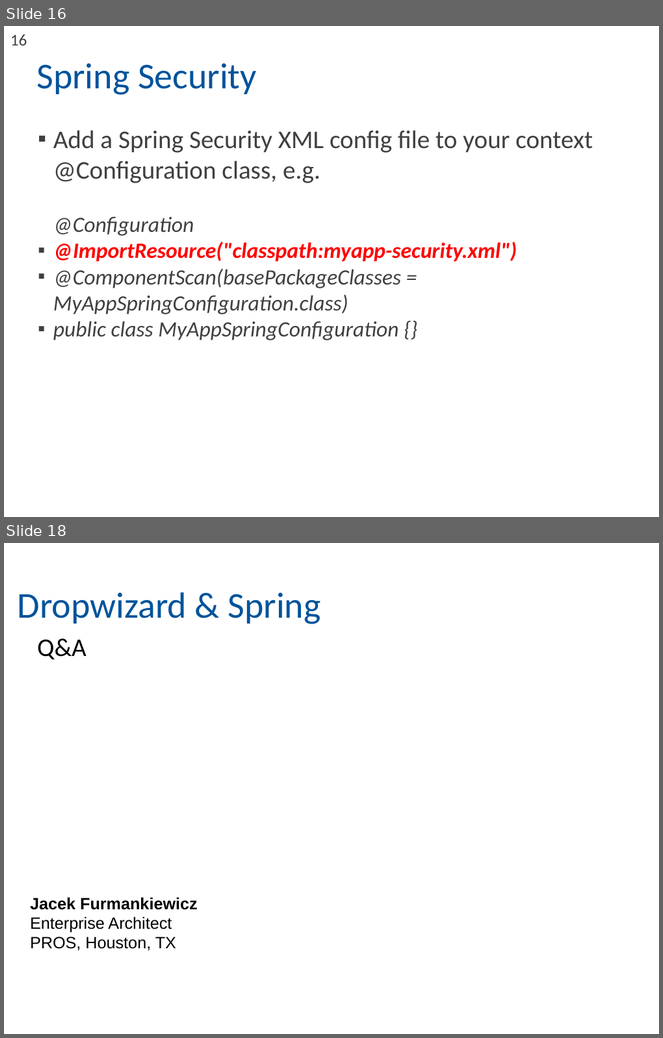
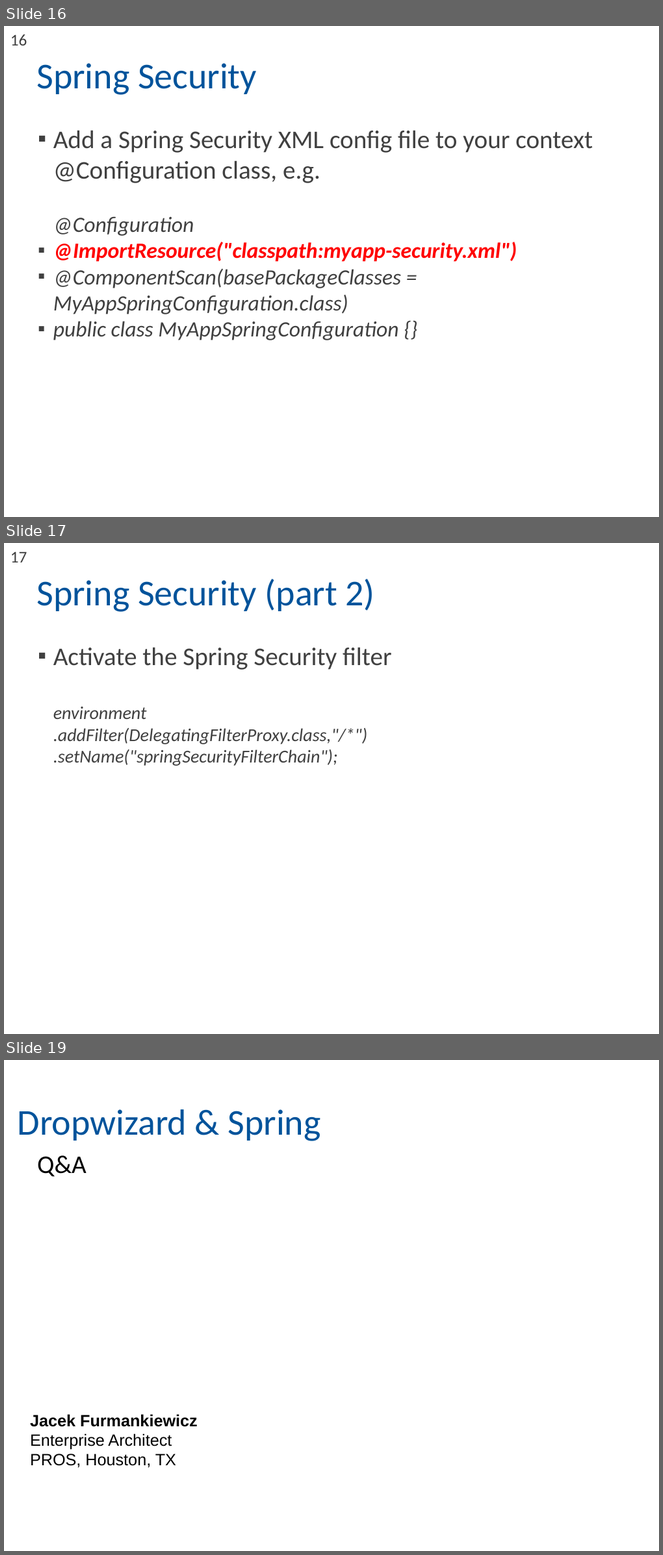
Before and after one commit to jacek99/dropwizard-spring-di-security-onejar-example, a slide deck: Dropwizard_Spring.odp. Shown one above the other, each under a label of ours: slides 16 and 18 before the commit, slides 16, 17 and 19 after it; the slides between them are not shown. The pictures are 663x1038 and 663x1555 pixels, drawn with LibreOffice and Linux fonts; fonts in the diff are those of the drawing; background and template pictures are left out. Boxes give left, top, right and bottom in pixels: in the first picture for what was removed or moved away, otherwise in the second. Text is boxed around its words. In the diff, an @@ line names an element or a change of style, - is before the commit and + after.

```diff
--- a/Dropwizard_Spring.odp
+++ b/Dropwizard_Spring.odp
@@ slide 17 added at bbox=[4, 543, 659, 1034], background picture (left out) @@
@@ page number added at bbox=[10, 551, 27, 563], 18 pt, text #404040 @@
+17
@@ text added at bbox=[36, 579, 375, 612], 40 pt, text #00539B @@
+Spring Security (part 2)
@@ text added at bbox=[53, 647, 392, 766], 20 pt, text #404040, italic @@
+▪ Activate the Spring Security filter
+  environment
+  .addFilter(DelegatingFilterProxy.class,"/*")
+  .setName("springSecurityFilterChain");
@@ what was slide 18 is now slide 19 @@
```
Also in this commit, not shown: 3 slides changed, 1 other file.
